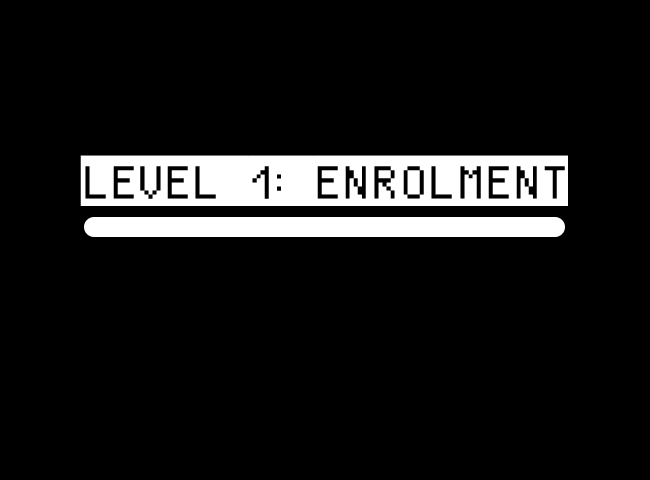
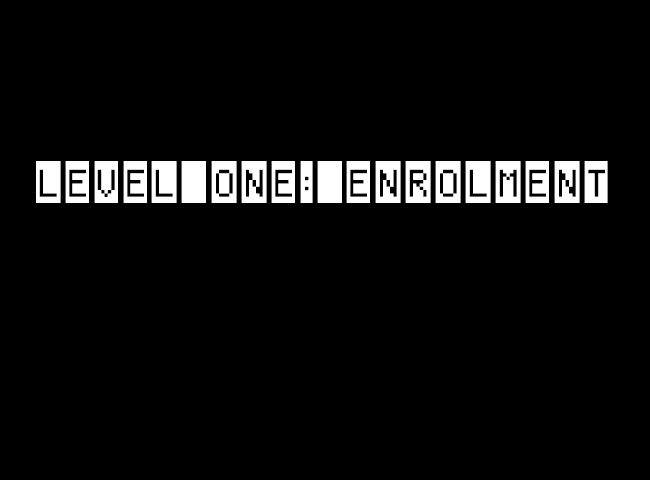
Layered file, before and after one edit (w=650, h=480). Changes by layer:
removed layer "Rounded Rectangle 1" over (84, 217, 565, 237)
removed layer "Level 1: Enrolment" over (80, 155, 568, 206)
added layer "Level One: Enrolment" above "Background" over (36, 161, 608, 203)
